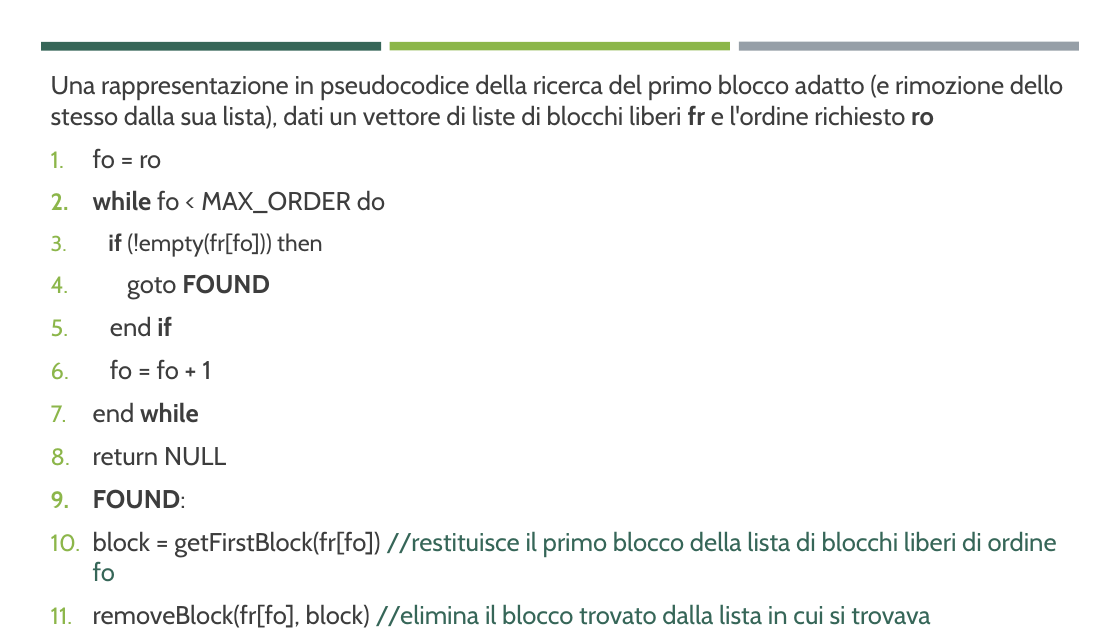
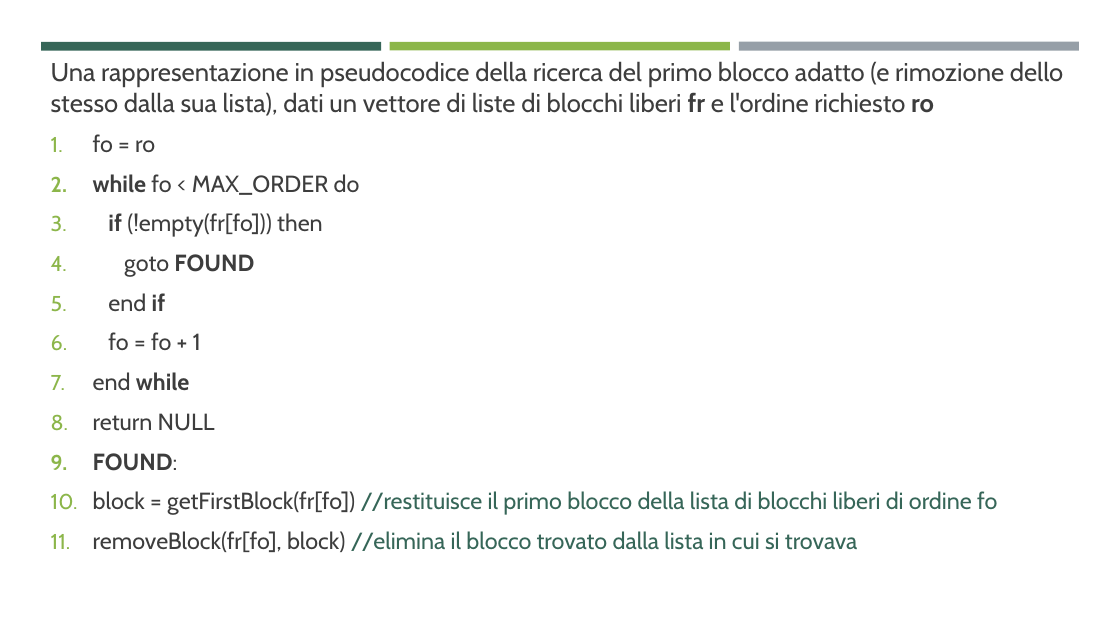
Before and after one commit to ProgrammazioneDiSistema2023-IA-ZZ/Group04, a slide deck: slide 6 of MentOS - Implementazione Buddy System.pptx. Drawn at 1120x630 pixels with LibreOffice and Linux fonts; fonts in the diff are those of the drawing. Boxes give left, top, right and bottom in pixels: in the first picture for what was removed or moved away, otherwise in the second. Text is boxed around its words. In the diff, an @@ line names an element or a change of style, - is before the commit and + after.

```diff
--- a/MentOS - Implementazione Buddy System.pptx
+++ b/MentOS - Implementazione Buddy System.pptx
@@ text "Una rappresentazione in pseudocodice della ...": place and size @@
-text "Una rappresentazione in pseudocodice della ..." at <box>51,74,1063,626</box>
+text "Una rappresentazione in pseudocodice della ..." at <box>51,61,1063,552</box>
@@ text at <box>93,134,997,552</box>: size 22 to 20 pt in "fo = ro", "while fo < MAX_ORDER do", "goto FOUND", "end if" and 6 more places @@
```
Also in this commit, not shown: 3 other slides changed, 3 other files.
